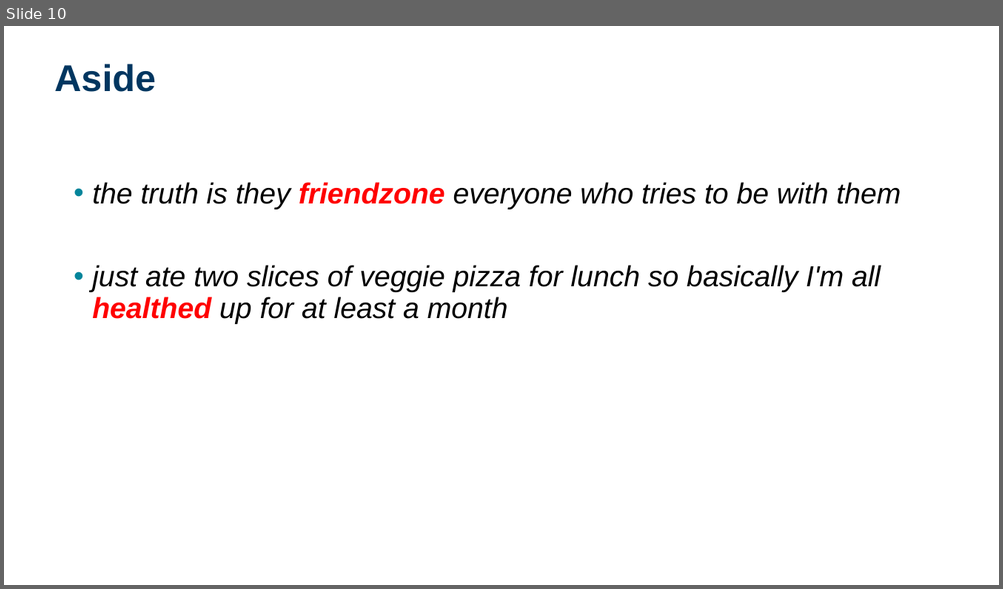
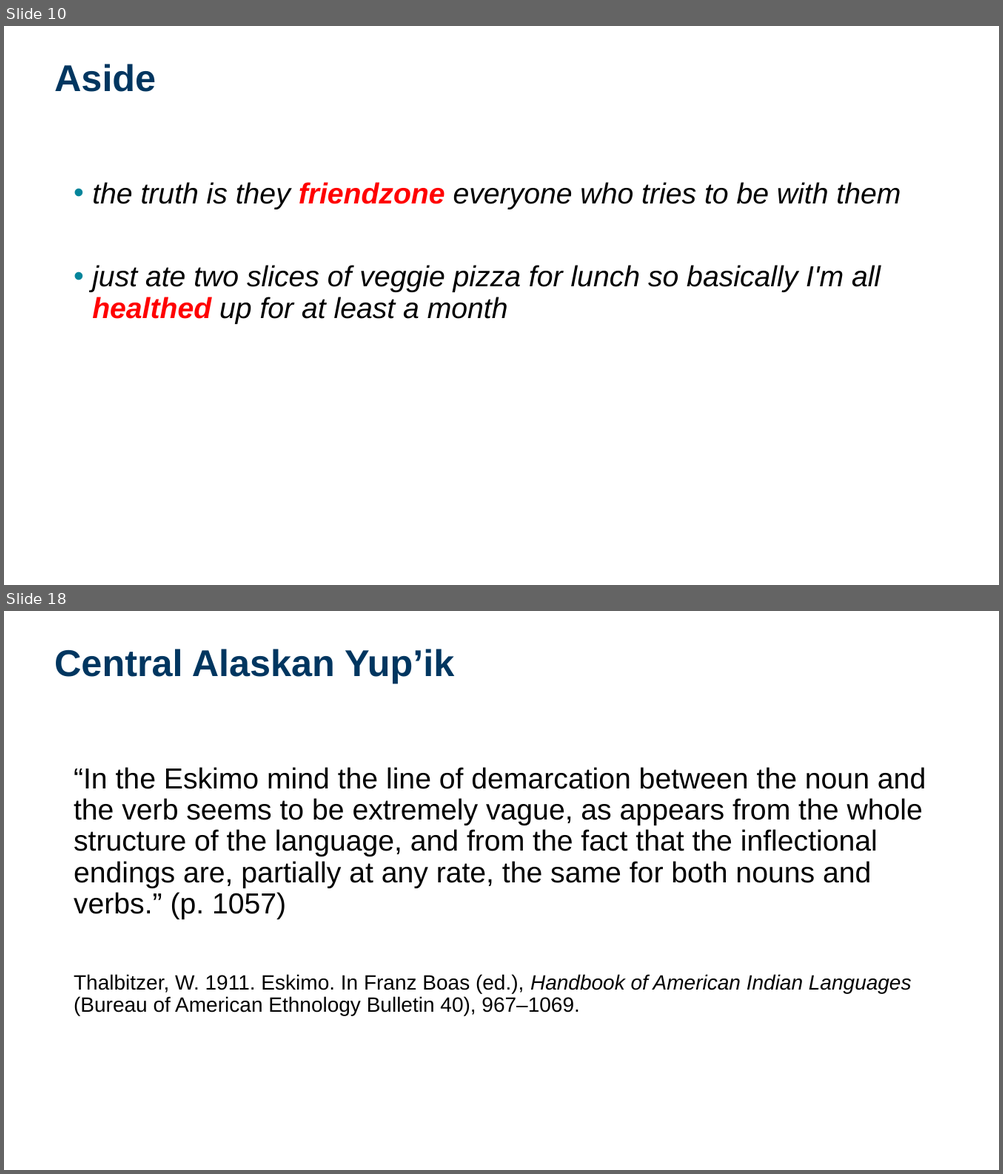
Before and after one commit to dwhieb/dissertation, a slide deck: presentations/Hieber. 2019. Lexical flexibility in English.pptx. Shown one above the other, each under a label of ours: slide 10 before the commit, slides 10 and 18 after it; the slides between them are not shown. The pictures are 1003x589 and 1003x1174 pixels, drawn with LibreOffice and Linux fonts; fonts in the diff are those of the drawing; background and template pictures are left out. Boxes give left, top, right and bottom in pixels: in the first picture for what was removed or moved away, otherwise in the second. Text is boxed around its words. In the diff, an @@ line names an element or a change of style, - is before the commit and + after.

Commit message:
finish presentation

```diff
--- a/presentations/Hieber. 2019. Lexical flexibility in English.pptx
+++ b/presentations/Hieber. 2019. Lexical flexibility in English.pptx
@@ slide 18 added at (4,611,999,1170), background #FFFFFF @@
@@ title added at (54,649,454,684), 36 pt, text #003660, bold @@
+Central Alaskan Yup’ik
@@ text added at (74,767,925,1016), 28 pt, text #000000 @@
+“In the Eskimo mind the line of demarcation between the noun and the verb seems to be extremely vague, as appears from the whole structure of the language, and from the fact that the inflectional endings are, partially at any rate, the same for both nouns and verbs.” (p. 1057)
+Thalbitzer, W. 1911. Eskimo. In Franz Boas (ed.), Handbook of American Indian Languages (Bureau of American Ethnology Bulletin 40), 967–1069.
```
Also in this commit, not shown: 42 other slides added, 1 other file.
